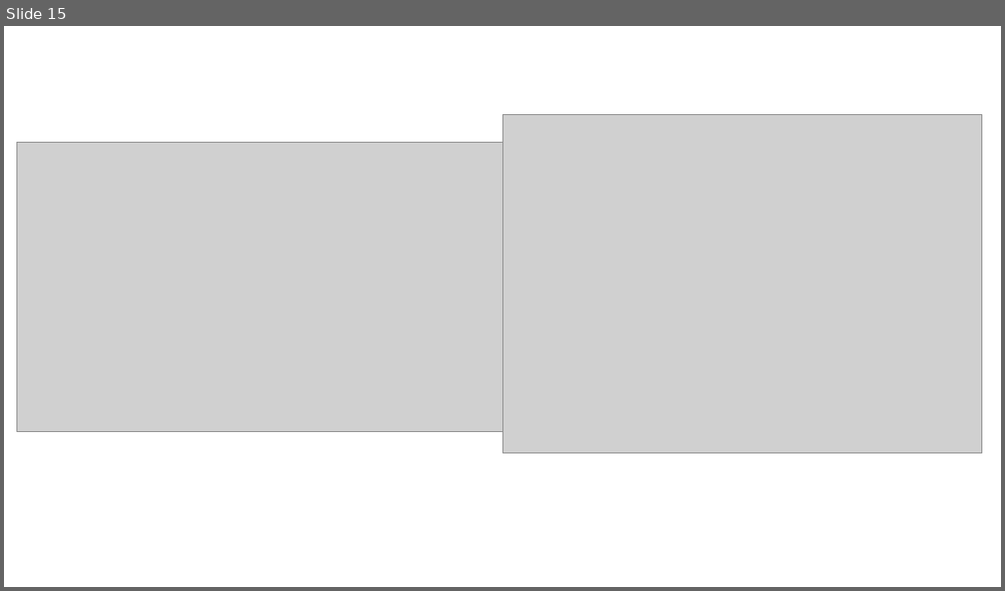
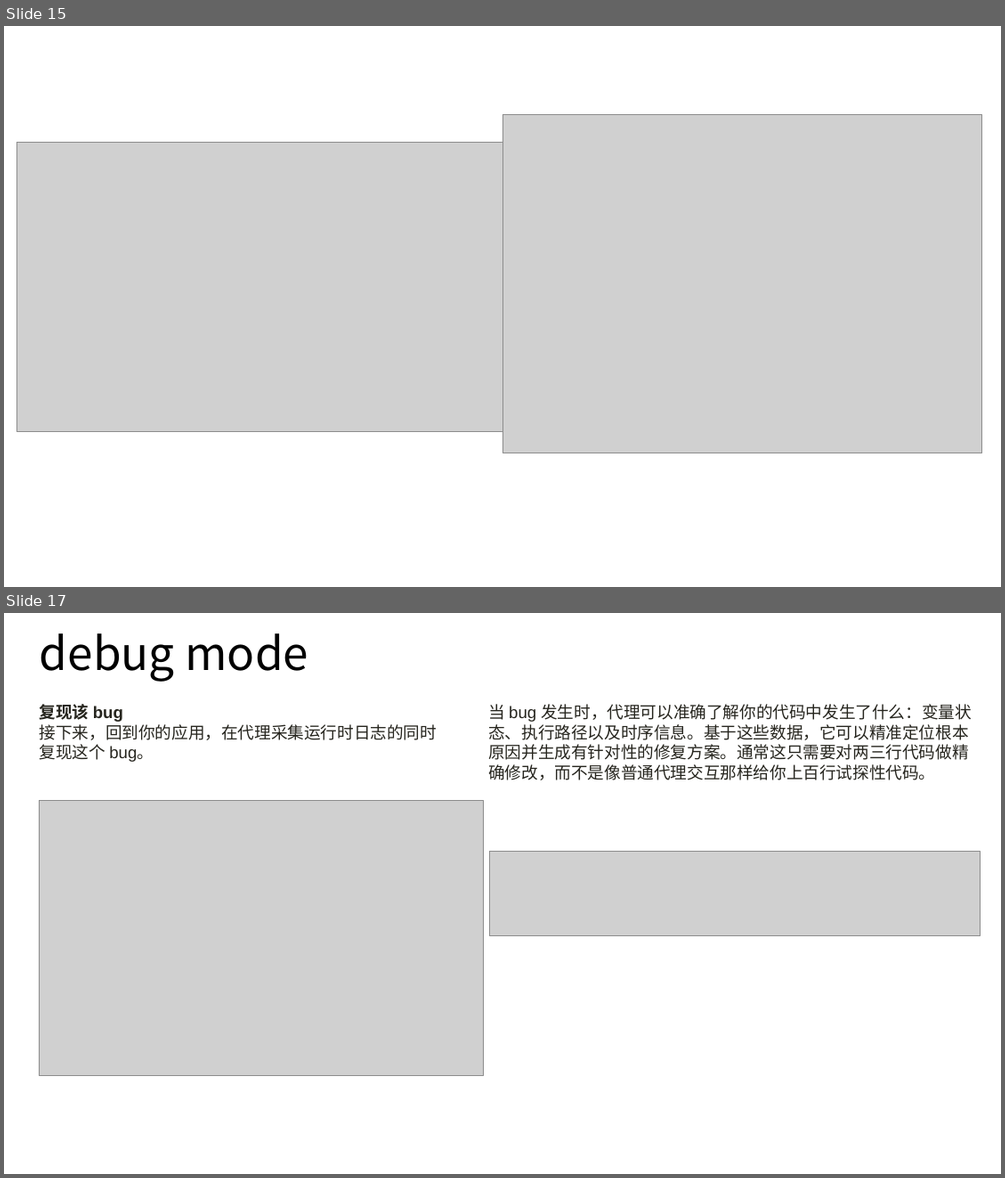
Before and after one commit to LiuHarry1/material_repo, a slide deck: cursor_intro.pptx. Shown one above the other, each under a label of ours: slide 15 before the commit, slides 15 and 17 after it; the slides between them are not shown. The pictures are 1005x591 and 1005x1178 pixels, drawn with LibreOffice and Linux fonts; fonts in the diff are those of the drawing; grey boxes stand for pictures. Boxes give left, top, right and bottom in pixels: in the first picture for what was removed or moved away, otherwise in the second. Text is boxed around its words. In the diff, an @@ line names an element or a change of style, - is before the commit and + after.

```diff
--- a/cursor_intro.pptx
+++ b/cursor_intro.pptx
@@ slide 17 added at (4, 613, 1001, 1174), background #FFFFFF @@
@@ title added at (40, 633, 308, 682), 44 pt, text #000000 @@
+debug mode
@@ text added at (40, 704, 437, 762), 16 pt, text #26251E @@
+复现该 bug
+接下来，回到你的应用，在代理采集运行时日志的同时复现这个 bug。
@@ text added at (488, 704, 971, 780), 16 pt, text #26251E @@
+当 bug 发生时，代理可以准确了解你的代码中发生了什么：变量状态、执行路径以及时序信息。基于这些数据，它可以精准定位根本原因并生成有针对性的修复方案。通常这只需要对两三行代码做精确修改，而不是像普通代理交互那样给你上百行试探性代码。
@@ picture added at (39, 800, 484, 1075) @@
@@ picture added at (490, 851, 979, 936) @@
```
Also in this commit, not shown: 2 other slides added.
